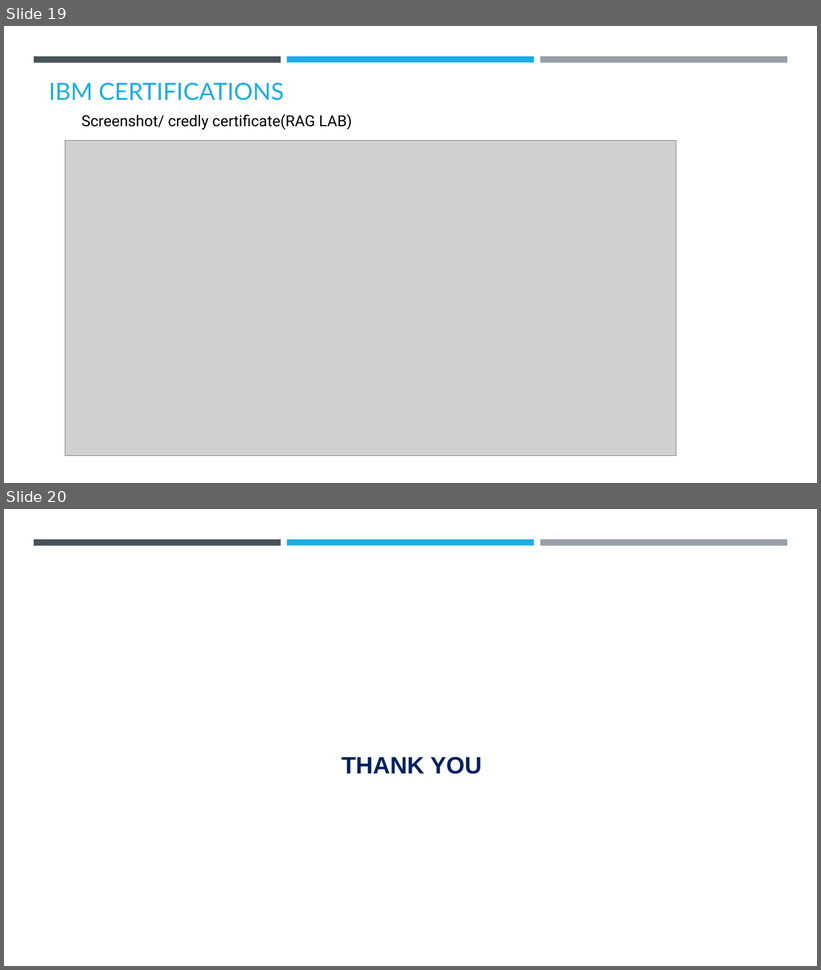
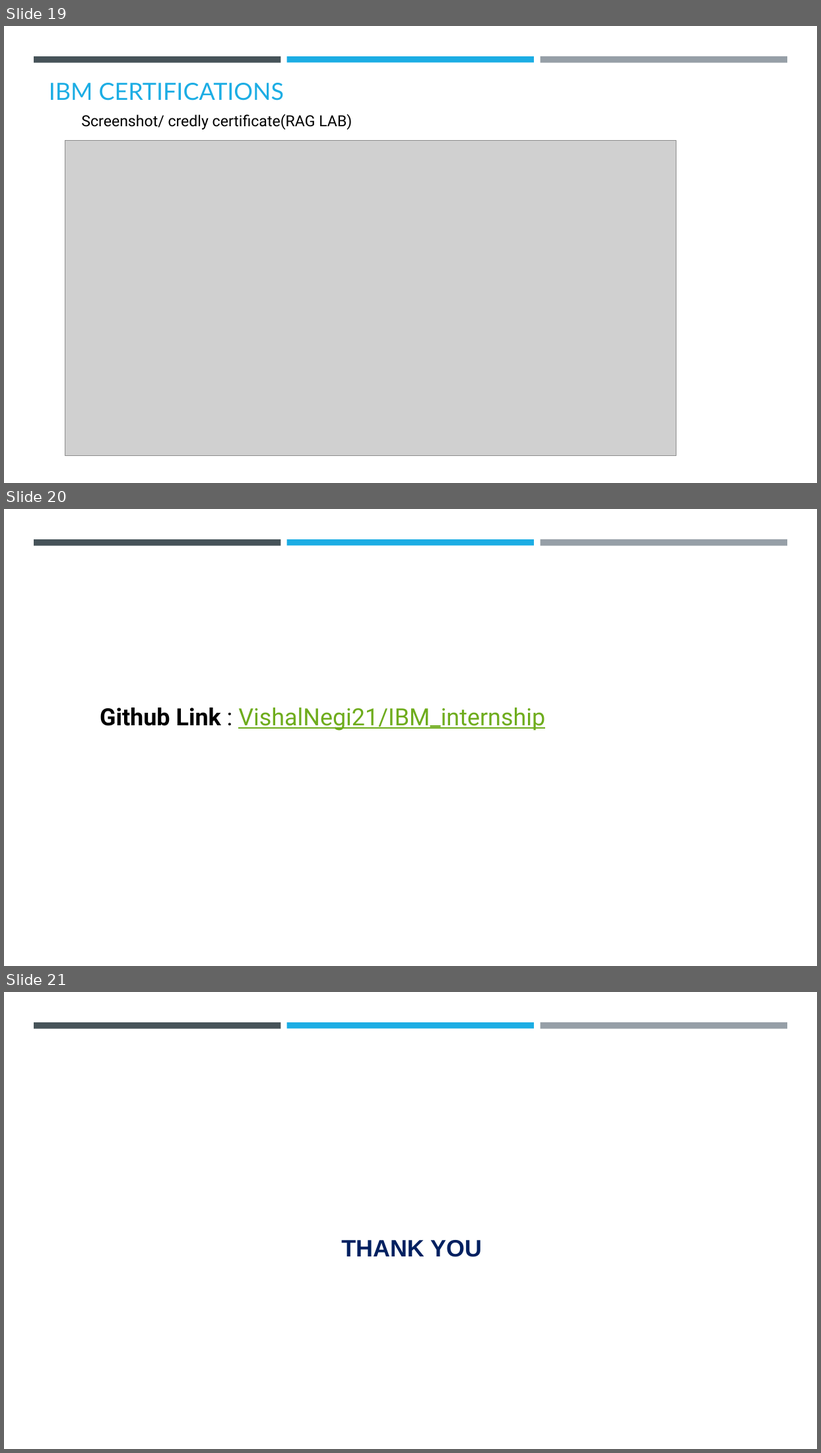
Before and after one commit to VishalNegi21/IBM_internship, a slide deck: IBM intership ppt.pptx. Shown one above the other, each under a label of ours: slides 19 and 20 before the commit, slides 19, 20 and 21 after it. The pictures are 821x970 and 821x1453 pixels, drawn with LibreOffice and Linux fonts; fonts in the diff are those of the drawing; grey boxes stand for pictures; background and template pictures are left out. Boxes give left, top, right and bottom in pixels: in the first picture for what was removed or moved away, otherwise in the second. Text is boxed around its words. In the diff, an @@ line names an element or a change of style, - is before the commit and + after.

```diff
--- a/IBM intership ppt.pptx
+++ b/IBM intership ppt.pptx
@@ slide 20 added at bbox=[4, 509, 817, 966], background #FFFFFF; not listed: 3 template elements that a slide beside it also shows @@
@@ text added at bbox=[100, 708, 545, 731], 28 pt, text #6EAC1C, underline @@
+Github Link : VishalNegi21/IBM_internship
@@ what was slide 20 is now slide 21 @@
```
